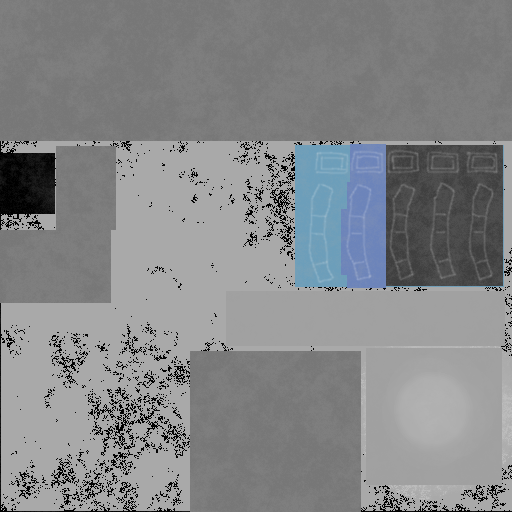
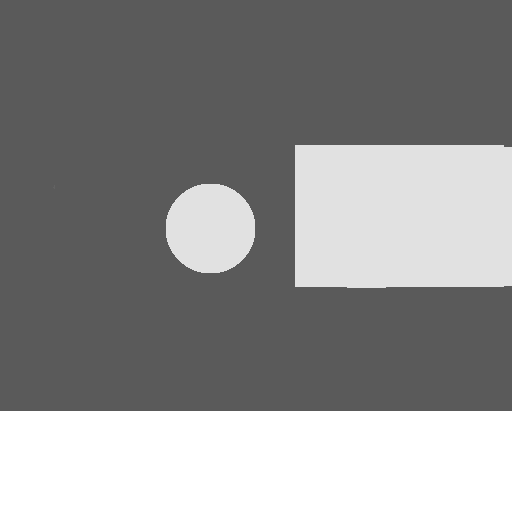
Layered file, before and after one edit (512px x 512px). Changes by layer:
added layer "Warstwa #3" above "Warstwa #1" over [0, 0, 512, 512]
hid "Warstwa #1" over [0, 0, 512, 512]
hid "control_assembly.png", painted on it over [0, 0, 512, 512]
